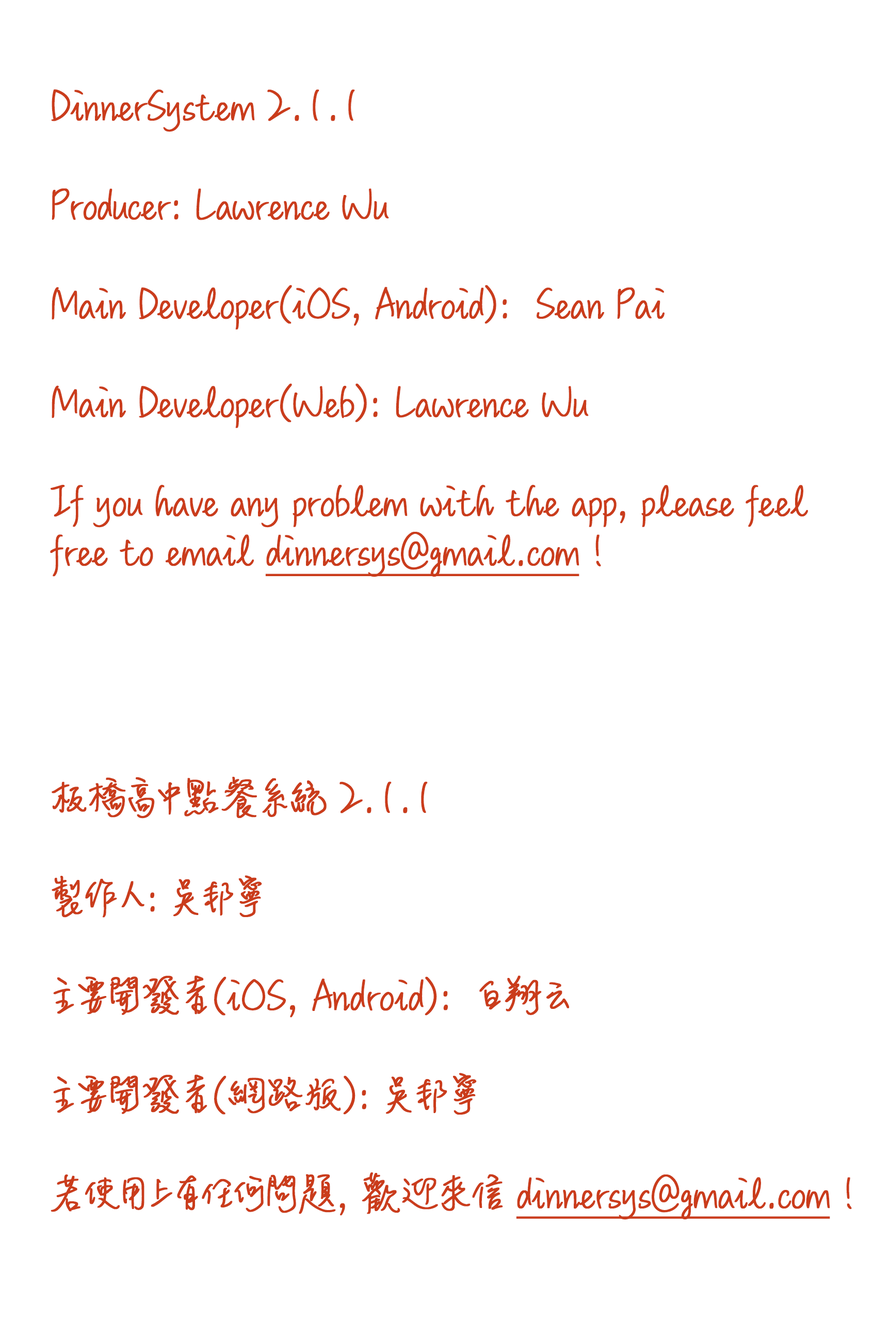
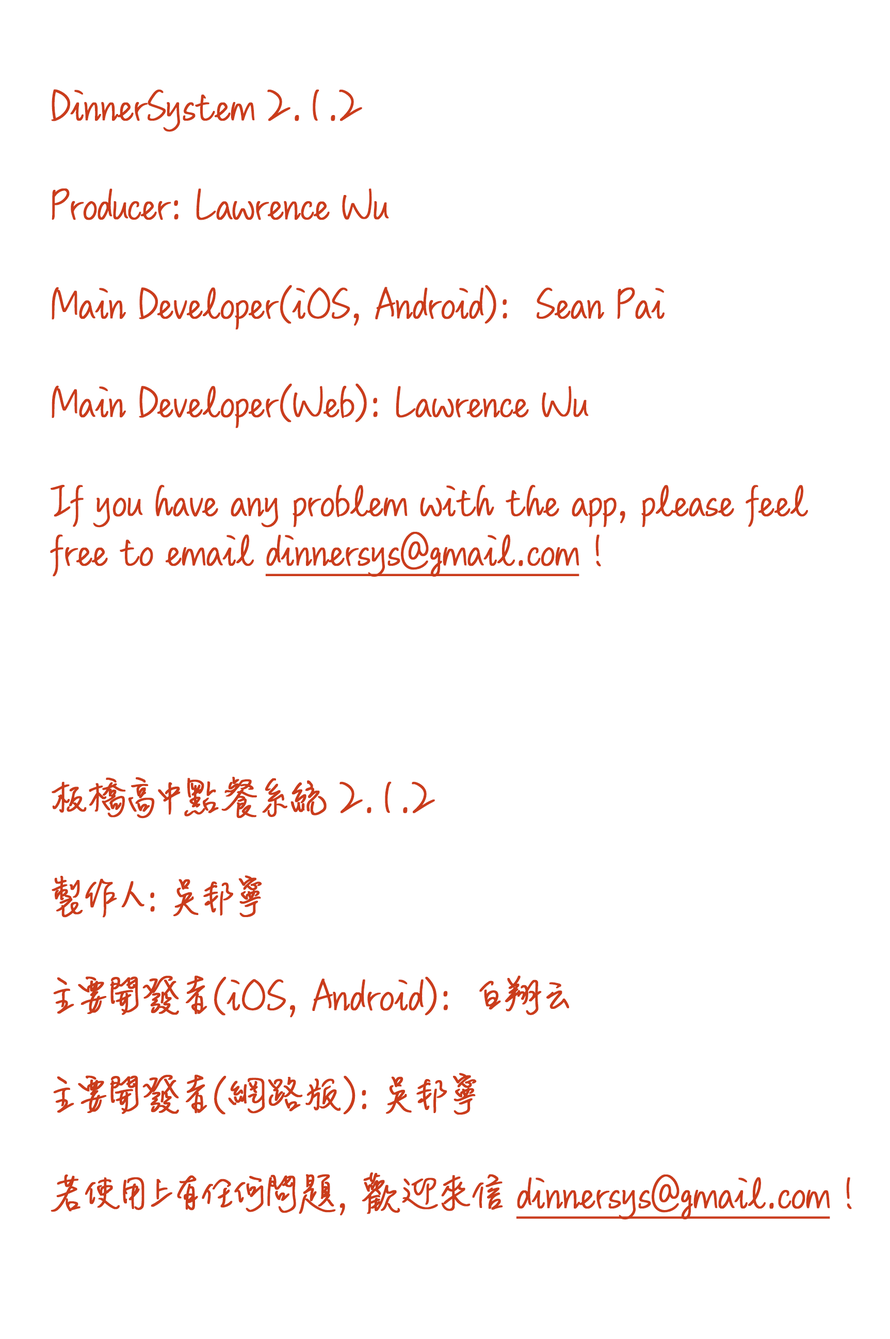
Layered file, before and after one edit (890×1339). Changes by layer:
renamed "DinnerSystem 2.1.1 Producer: Lawrence Wu Main Developer(iOS," to "DinnerSystem 2.1.2 Producer: Lawrence Wu Main Developer(iOS,", painted on it over [338, 89, 435, 814]
